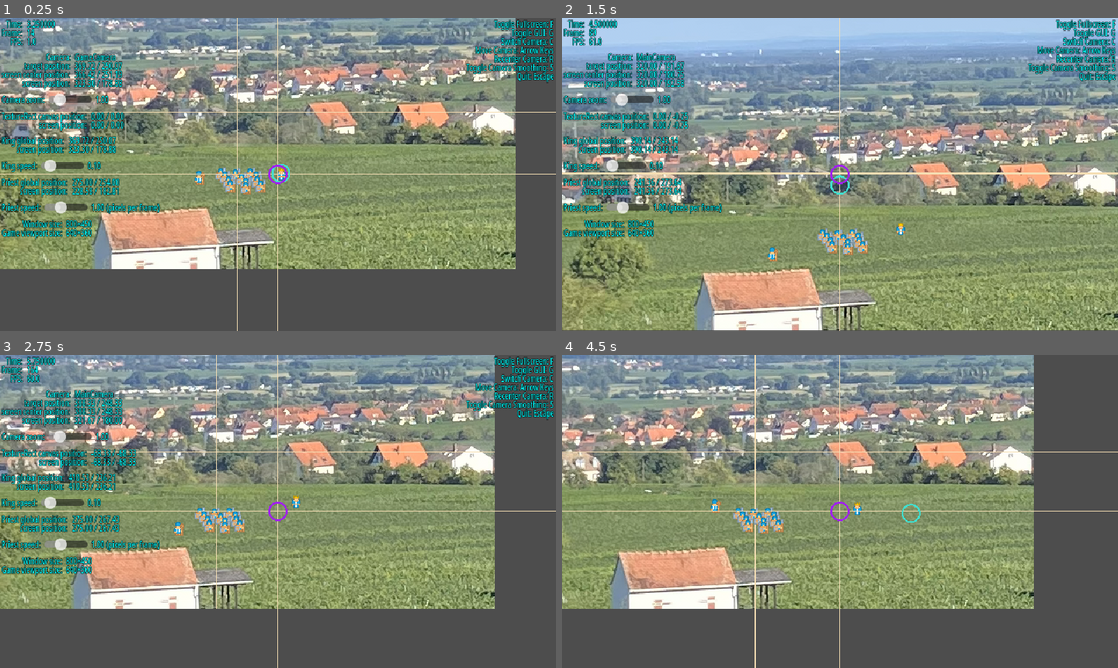
Above: before the commit, frames 1-4 (two rows, left to right).
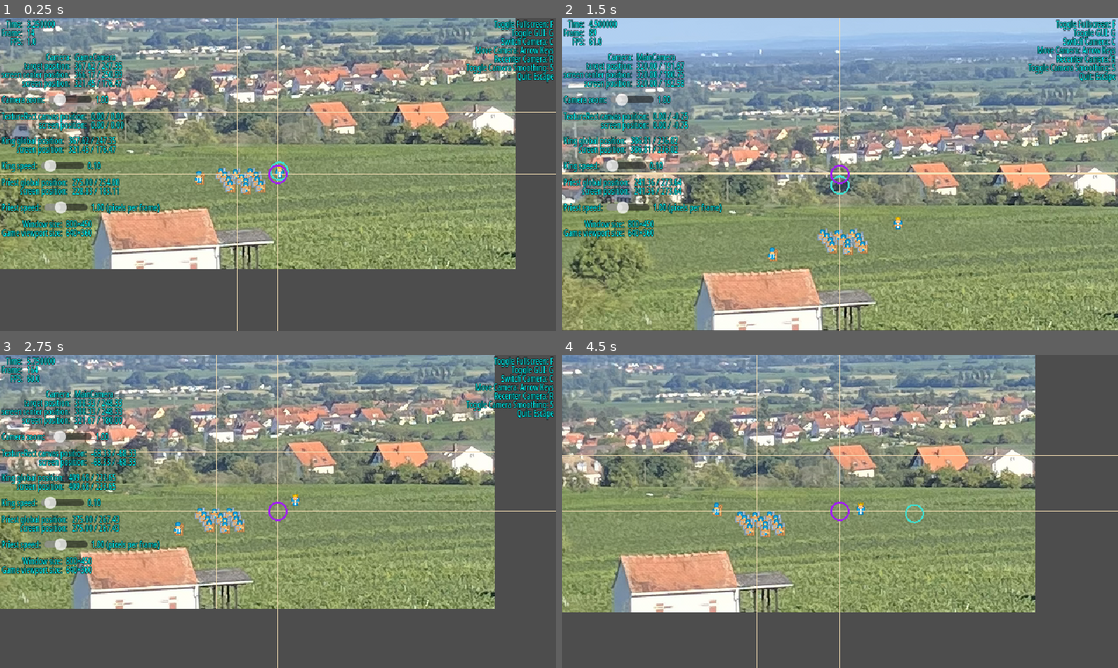
Above: after the commit, the same moments.

Repository: Toxe/godot-pixel-style
Game: Godot game, scene res://scenes/main.tscn
The game is run twice, just before and just after one commit, with the same random seed, the same clock (stepped at 60 frames per second) and the same inputs.
Inputs:
- Up to frame 1 (0.25 s): no input
- Up to frame 2 (1.5 s): tap Enter at 0.5 s; hold Right (ui_right) 0.53-1.28 s; hold R (recenter_camera) 0.53-1.28 s; hold Down (ui_down) from 1.28 s (still down); tap C (switch_camera) at 1.35 s
- Up to frame 3 (2.75 s): release Down (ui_down) at 2.03 s; hold Right (ui_right) from 2.03 s (still down); hold S (toggle_camera_smoothing) from 2.03 s (still down)
- Up to frame 4 (4.5 s): release Right (ui_right) at 2.78 s; release S (toggle_camera_smoothing) at 2.78 s; hold Up (ui_up) 2.78-3.53 s; tap G (toggle_gui) at 2.85 s; hold R (recenter_camera) 3.53-4.28 s; hold Left (ui_left) from 3.53 s (still down); tap C (switch_camera) at 4.35 s

The runs differ from the first frame. In frame 1, 0.6% of the frame differs, in the area x 13-53%, y 13-57%; in frame 2, 0.3%; in frame 3, 0.2%; in frame 4, 30%, in the area x 0-100%, y 0-100%.

Commit message:
Adjust king path curves

Diff:
--- a/PixelStyle/scenes/game.tscn
+++ b/PixelStyle/scenes/game.tscn
@@ -8,7 +8,7 @@
 
 [sub_resource type="Curve2D" id="Curve2D_p57ef"]
 _data = {
-"points": PackedVector2Array(0, 0, 0, 0, 366, 251.3333, 0, 0, 0, 0, 420, 233, 0, 0, 0, 0, 440, 246, 0, 0, 0, 0, 418, 270, 0, 0, 0, 0, 390, 270, 0, 0, 0, 0, 366, 251.3333)
+"points": PackedVector2Array(-5.085176, 18.722694, 5.085176, -18.722694, 366, 251.3333, -18.352861, 1.6642394, 18.352861, -1.6642394, 420, 233, -1.1557218, -9.569376, 1.1557218, 9.569376, 440, 246, 8.043823, -1.4793239, 0, 0, 418, 270, 0, 0, -8.875943, -1.3868661, 390, 270, 7.535306, 16.41125, -7.535306, -16.41125, 366, 251.3333)
 }
 point_count = 6
 
